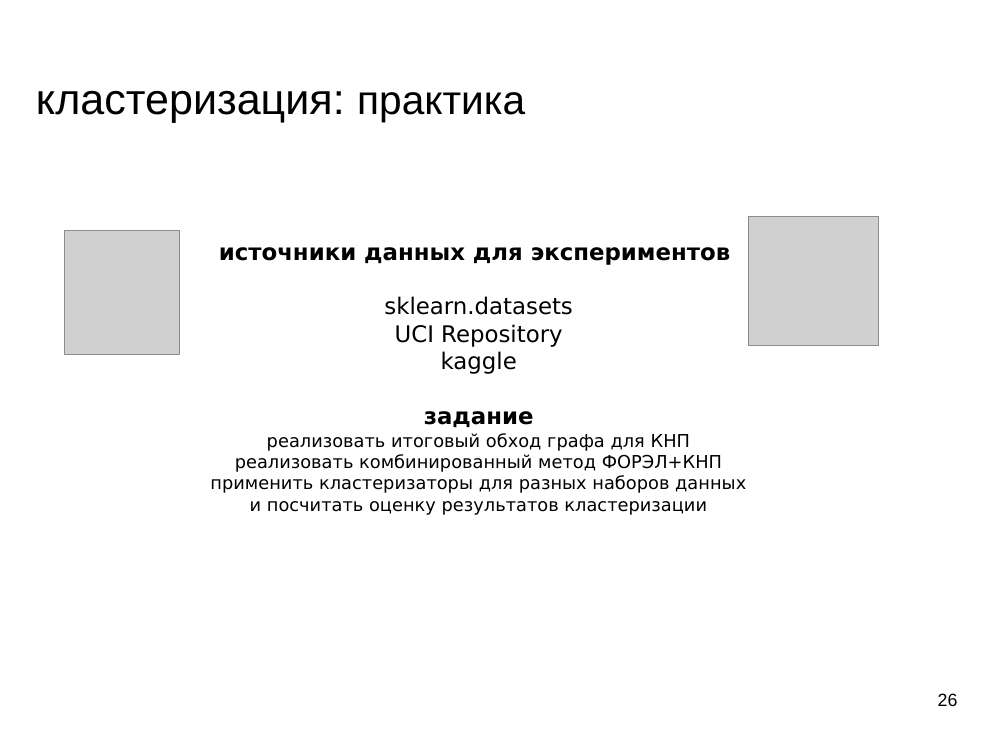
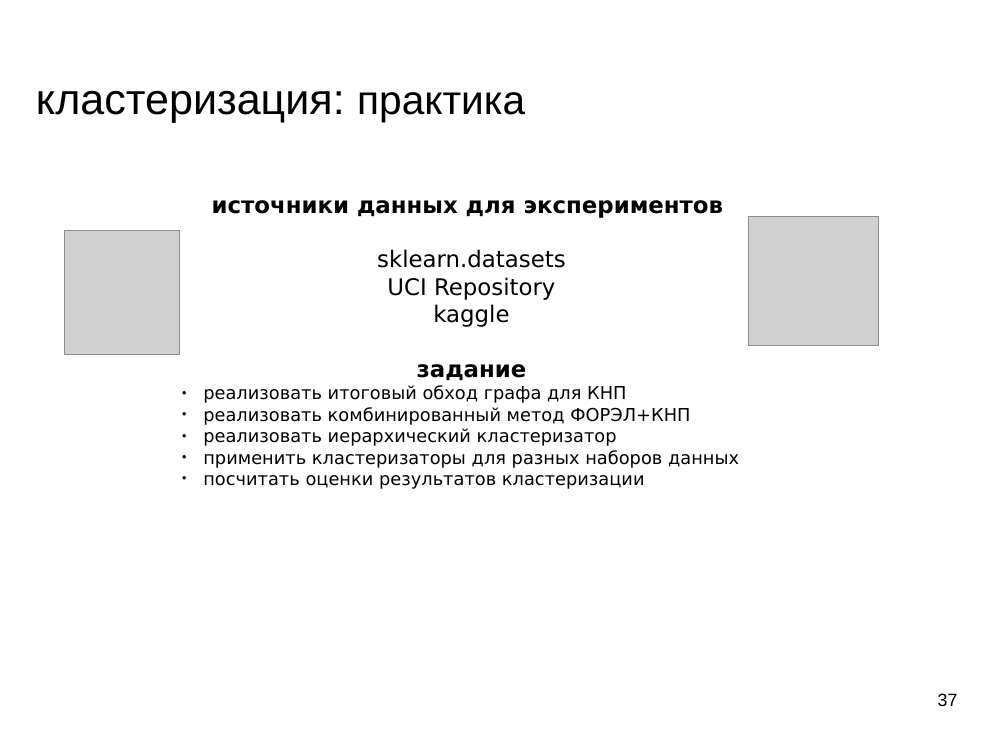
Before and after one commit to mechanoid5/ml_lectorium_legacy, a slide deck: slide 37 of 07-cluster.odp (slide 26 before the commit). Drawn at 1008x756 pixels with LibreOffice and Linux fonts; fonts in the diff are those of the drawing; grey boxes stand for pictures; background and template pictures are left out. Boxes give left, top, right and bottom in pixels: in the first picture for what was removed or moved away, otherwise in the second. Text is boxed around its words. In the diff, an @@ line names an element or a change of style, - is before the commit and + after.

```diff
--- a/07-cluster.odp
+++ b/07-cluster.odp
@@ text "источники данных для экспериментов": place and size @@
-text "источники данных для экспериментов" at <box>210,247,746,515</box>
+text "источники данных для экспериментов" at <box>203,200,739,489</box>
@@ text at <box>203,385,739,468</box>: alignment centre to left; bullet none to ● @@
@@ text at <box>203,428,617,446</box>: paragraph added @@
+● реализовать иерархический кластеризатор
@@ text at <box>203,475,645,489</box>: text changed @@
-и посчитать оценку результатов кластеризации
+● посчитать оценки результатов кластеризации
@@ page number at <box>938,693,958,706</box>: text changed @@
-26
+37
```
Also in this commit, not shown: 5 other slides changed, 12 slides added, 1 slide removed, 6 other files.
